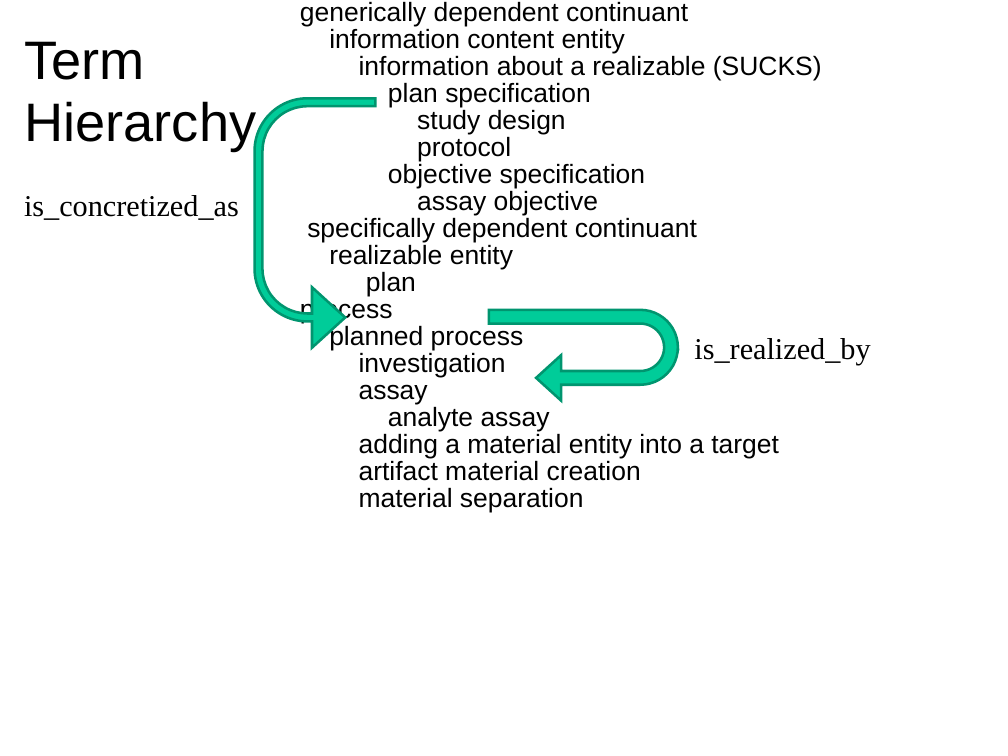
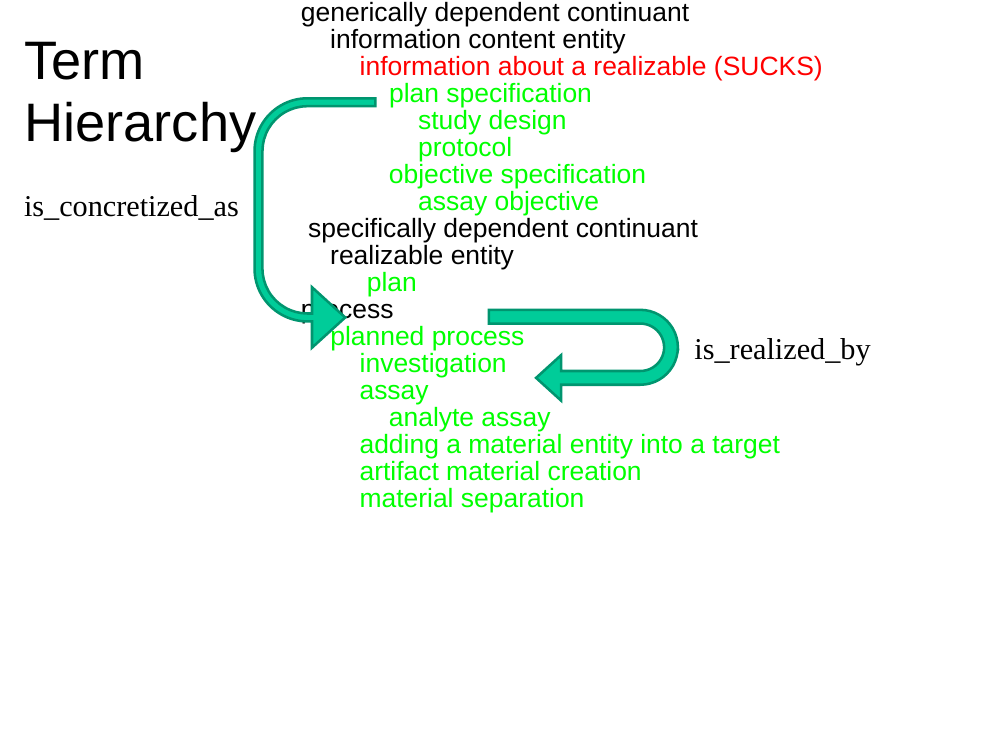
Before and after one commit to obi-ontology/obi-legacy-svn, a slide deck: slide 2 of trunk/docs/developer/PlanAndPlannedProcessDocs/Plans_and_Planned_Processes.ppt. Drawn at 1008x756 pixels with LibreOffice and Linux fonts; fonts in the diff are those of the drawing. Boxes give left, top, right and bottom in pixels: in the first picture for what was removed or moved away, otherwise in the second. Text is boxed around its words. In the diff, an @@ line names an element or a change of style, - is before the commit and + after.

```diff
--- a/trunk/docs/developer/PlanAndPlannedProcessDocs/Plans_and_Planned_Processes.ppt
+++ b/trunk/docs/developer/PlanAndPlannedProcessDocs/Plans_and_Planned_Processes.ppt
@@ text at [330,55,823,513]: text colour #000000 to #FF0000 in "information about a realizable (SUCKS)"; text colour #000000 to #00FF00 in "plan specification", "study design", "protocol", "objective specification" and 9 more places @@
```
Also in this commit, not shown: 10 other slides changed.
